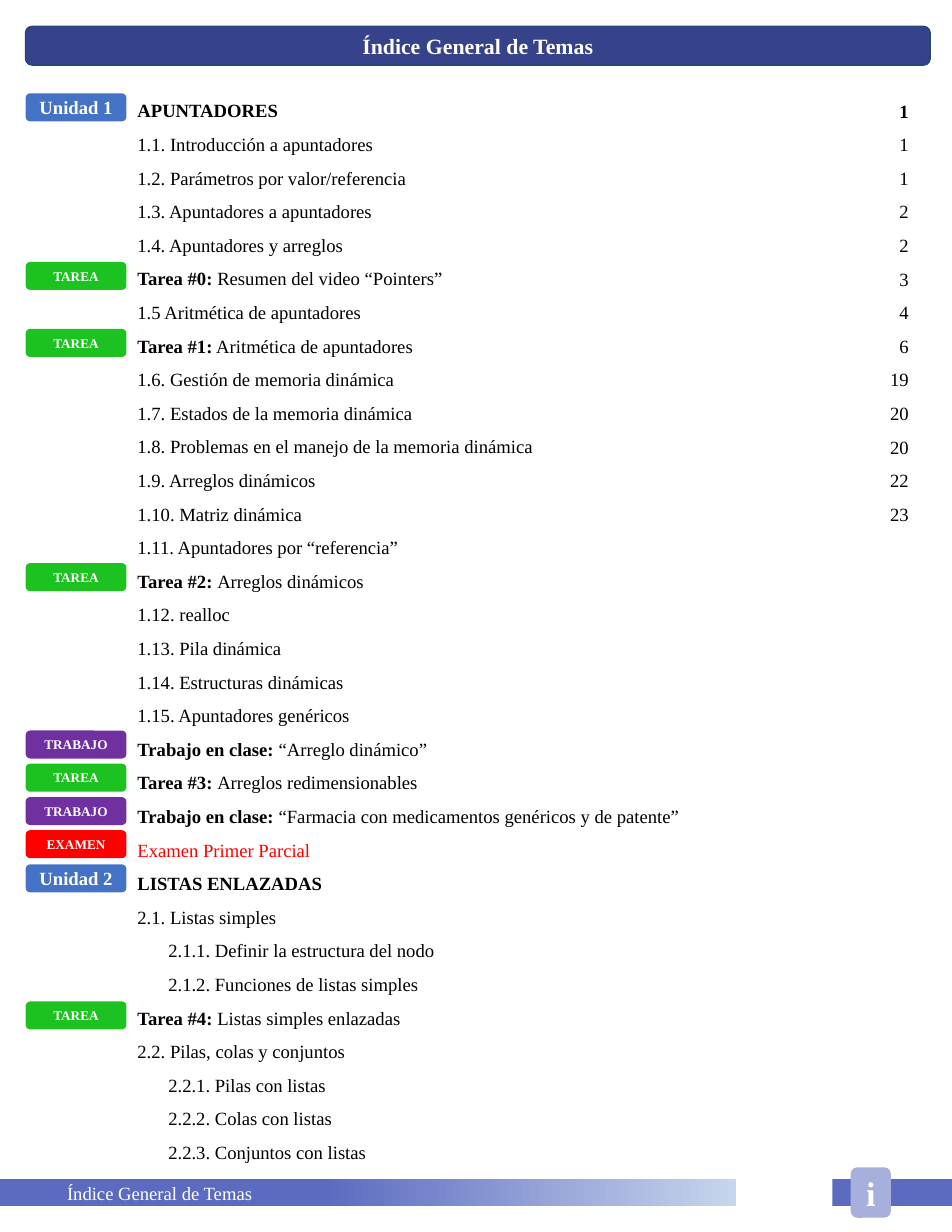
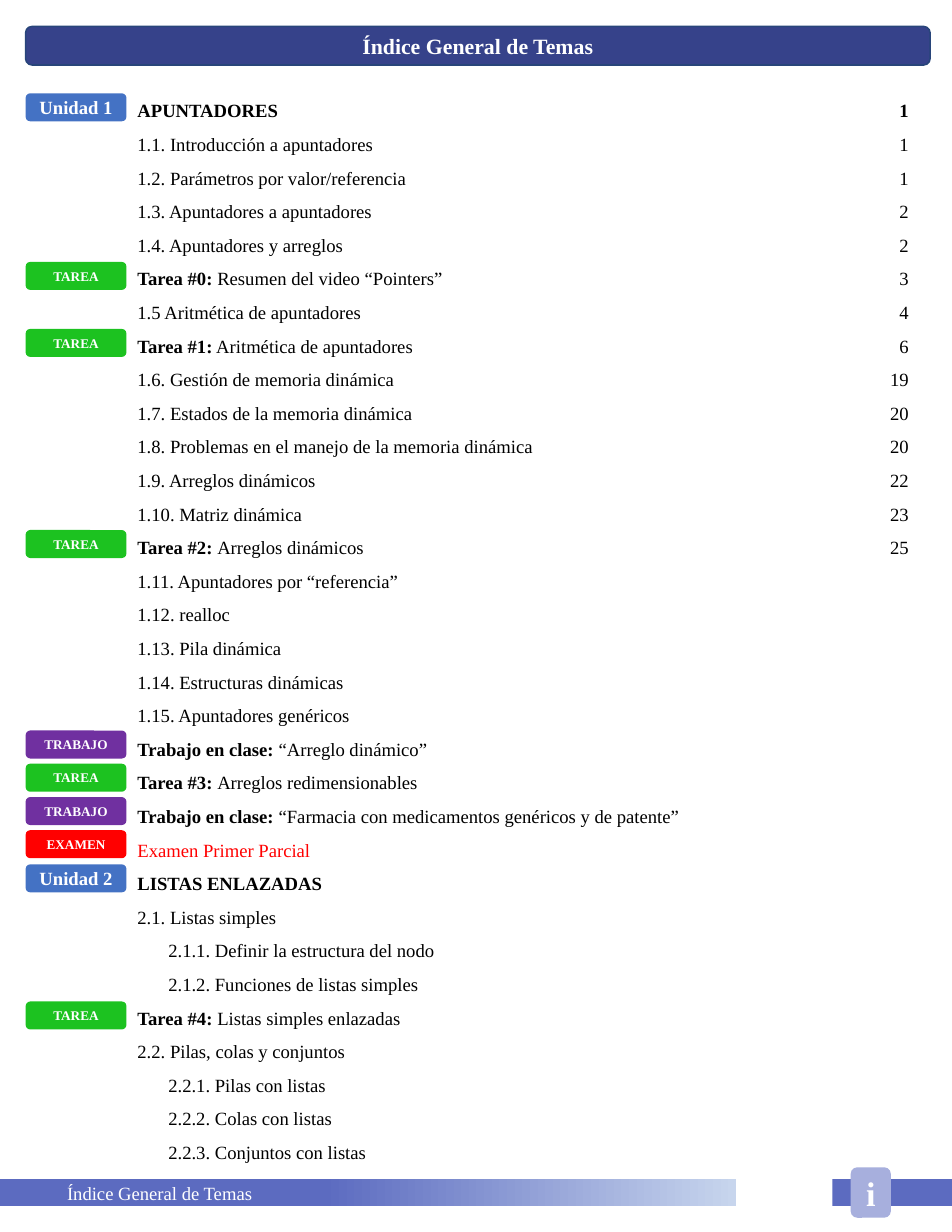
Before and after one commit to HugoEsparzaC/Libreta-Estructuras-II, a slide deck: slide 3 of Estructuras de Datos II.pptx. Drawn at 952x1232 pixels with LibreOffice and Linux fonts; fonts in the diff are those of the drawing. Boxes give left, top, right and bottom in pixels: in the first picture for what was removed or moved away, otherwise in the second. Text is boxed around its words. In the diff, an @@ line names an element or a change of style, - is before the commit and + after.

Commit message:
Tarea 02

```diff
--- a/Estructuras de Datos II.pptx
+++ b/Estructuras de Datos II.pptx
@@ rounded rectangle "TAREA": place and size @@
-rounded rectangle "TAREA" at [26, 563, 127, 591]
+rounded rectangle "TAREA" at [26, 530, 127, 558]
@@ text at [137, 541, 364, 558]: paragraph added @@
+Tarea #2: Arreglos dinámicos
@@ text at [890, 541, 909, 555]: paragraph added @@
+25
@@ text at [137, 575, 364, 592]: paragraph removed @@
-Tarea #2: Arreglos dinámicos
```
Also in this commit, not shown: 1 other slide changed, 12 slides added, 1 other file.
